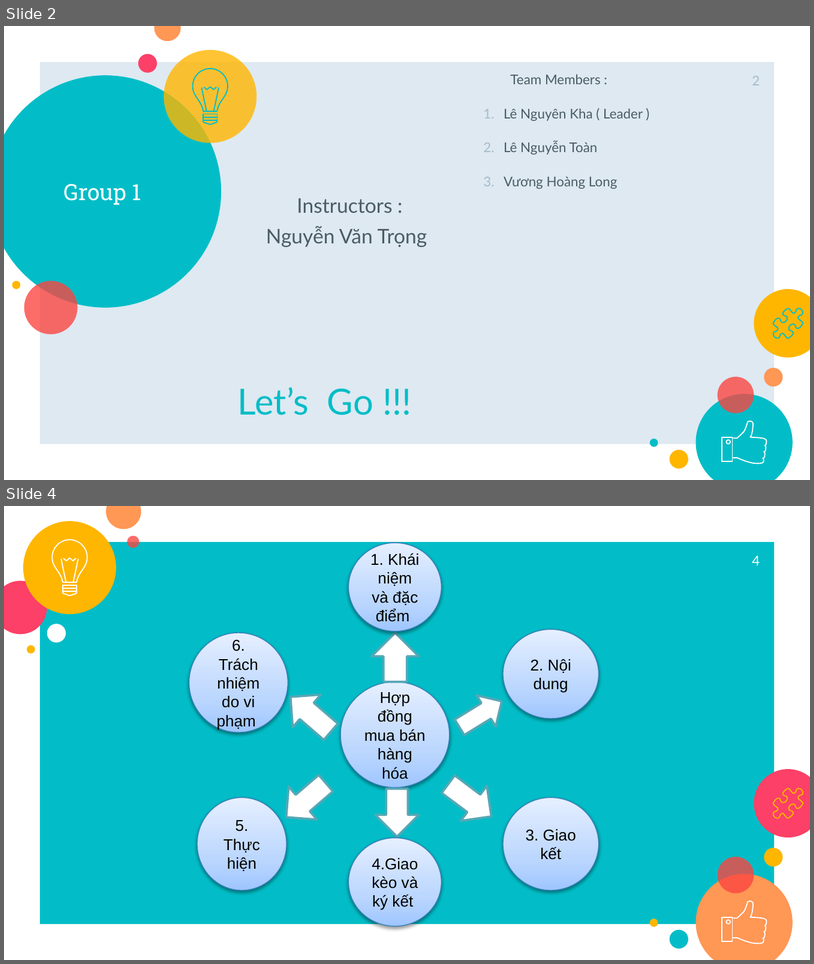
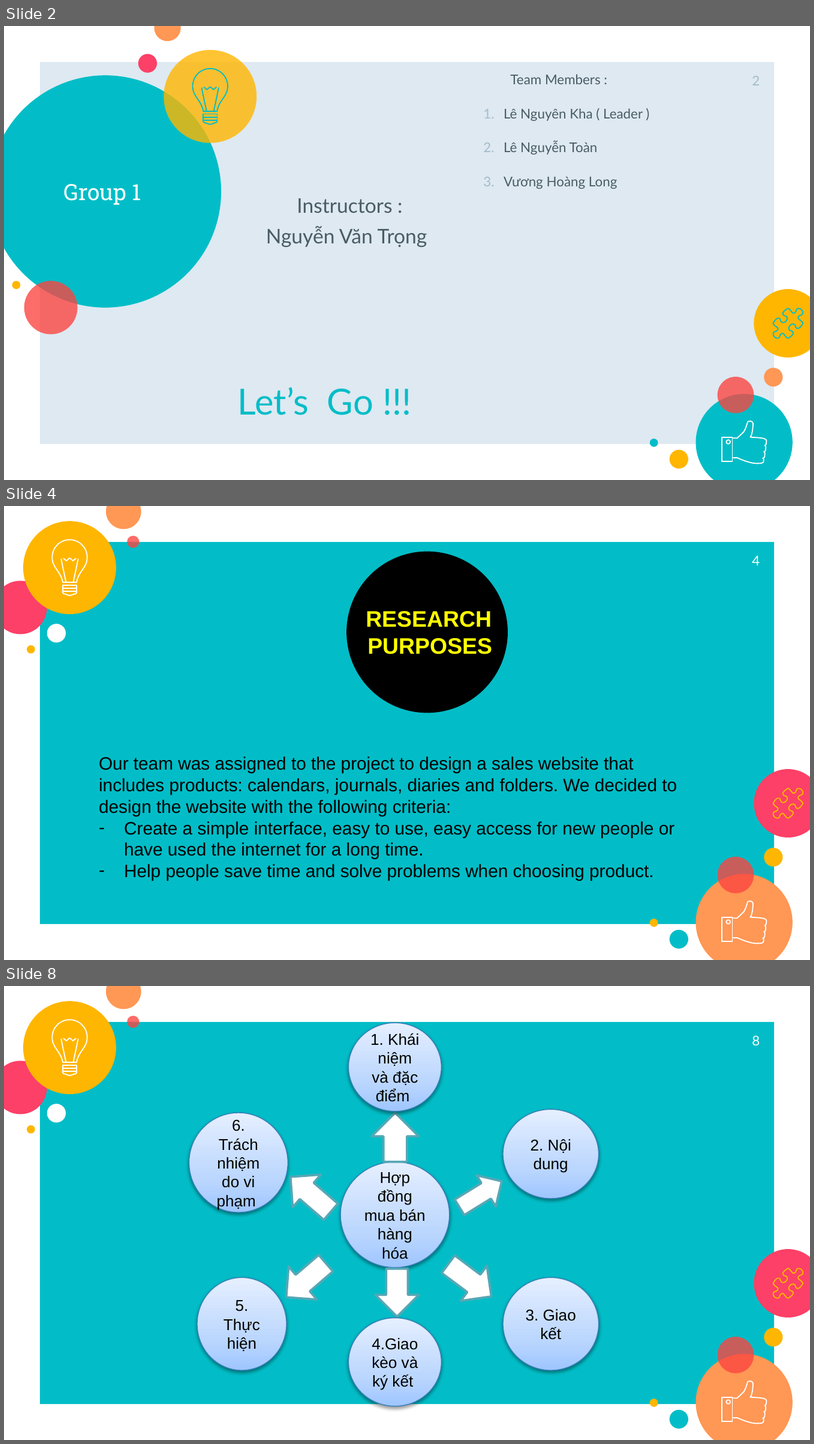
Before and after one commit to hoanglongvuong/aptechseem1, a slide deck: My Projects/SlideWebsite.pptx. Shown one above the other, each under a label of ours: slides 2 and 4 before the commit, slides 2, 4 and 8 after it; the slides between them are not shown. The pictures are 814x964 and 814x1444 pixels, drawn with LibreOffice and Linux fonts; fonts in the diff are those of the drawing. Boxes give left, top, right and bottom in pixels: in the first picture for what was removed or moved away, otherwise in the second. Text is boxed around its words. In the diff, an @@ line names an element or a change of style, - is before the commit and + after.

```diff
--- a/My Projects/SlideWebsite.pptx
+++ b/My Projects/SlideWebsite.pptx
@@ slide 4 added at box(4, 506, 810, 960), background #FFFFFF; not listed: 24 template elements that a slide beside it also shows @@
@@ ellipse added at box(347, 551, 508, 712), fill #000000 @@
@@ page number added at box(752, 556, 760, 565), 12 pt, text #FFFFFF @@
+4
@@ text added at box(366, 611, 492, 654), 20 pt, text #FFFF00, bold @@
+RESEARCH
+PURPOSES
@@ text added at box(99, 756, 677, 880), 16 pt, text #000000 @@
+Our team was assigned to the project to design a sales website that includes products: calendars, journals, diaries and folders. We decided to design the website with the following criteria:
+– Create a simple interface, easy to use, easy access for new people or have used the internet for a long time.
+– Help people save time and solve problems when choosing product.
@@ what was slide 4 is now slide 8 @@
@@ page number at box(752, 1035, 760, 1045): text changed @@
-4
+8
```
Also in this commit, not shown: 2 slides changed, 5 other slides added, 1 slide removed, 14 other files.
